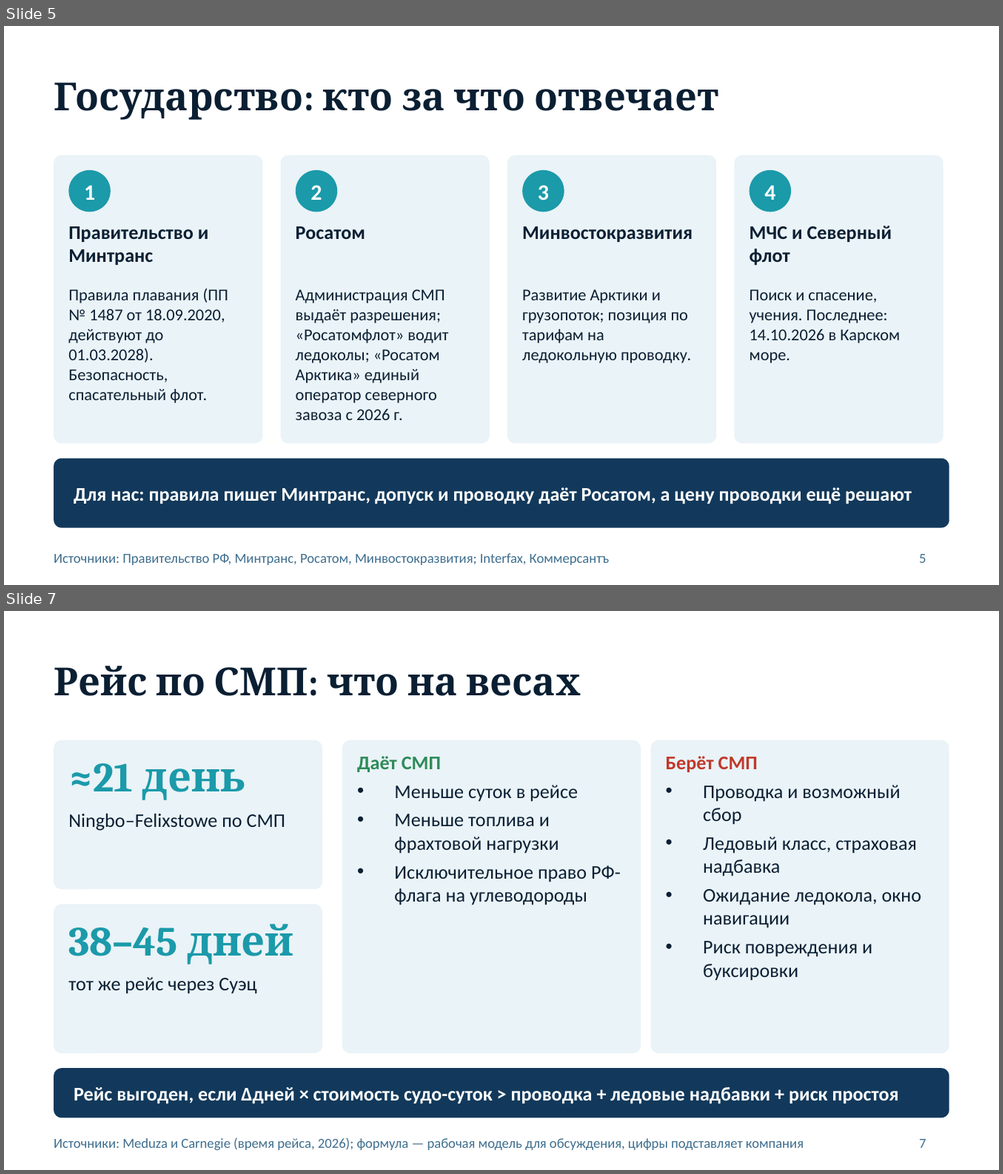
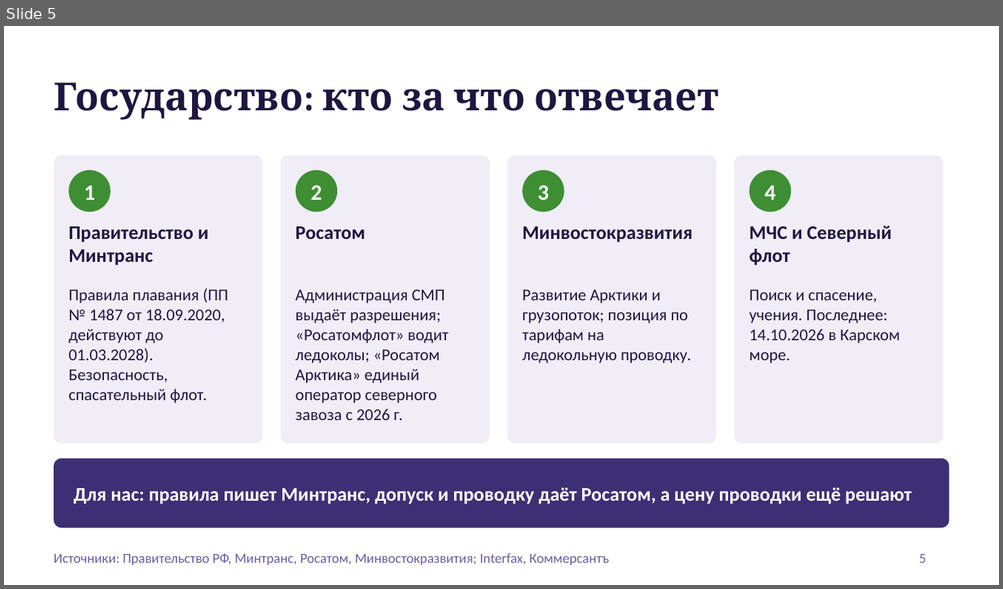
Before and after one commit to Mike-Pits/Arctic_presentation_2026_10_20, a slide deck: Arktika_dengi_i_bezopasnost.pptx. Shown one above the other, each under a label of ours: slides 5 and 7 before the commit, slide 5 after it; the slides between them are not shown. The pictures are 1003x1174 and 1003x589 pixels, drawn with LibreOffice and Linux fonts; fonts in the diff are those of the drawing; background and template pictures are left out. Boxes give left, top, right and bottom in pixels: in the first picture for what was removed or moved away, otherwise in the second. Text is boxed around its words. In the diff, an @@ line names an element or a change of style, - is before the commit and + after.

```diff
--- a/Arktika_dengi_i_bezopasnost.pptx
+++ b/Arktika_dengi_i_bezopasnost.pptx
@@ slide 7 removed at bbox=[4, 611, 999, 1170], background #FFFFFF @@
@@ title removed at bbox=[54, 666, 580, 696] @@
-Рейс по СМП: что на весах
@@ rounded rectangle removed at bbox=[54, 741, 322, 889] @@
@@ rounded rectangle removed at bbox=[342, 741, 640, 1054] @@
@@ rounded rectangle removed at bbox=[651, 741, 949, 1054] @@
@@ text removed at bbox=[68, 763, 245, 800] @@
-≈21 день
@@ text removed at bbox=[357, 756, 620, 906] @@
-Даёт СМП
-• Меньше суток в рейсе
-• Меньше топлива и фрахтовой нагрузки
-• Исключительное право РФ-флага на углеводороды
@@ text removed at bbox=[666, 756, 922, 981] @@
-Берёт СМП
-• Проводка и возможный сбор
-• Ледовый класс, страховая надбавка
-• Ожидание ледокола, окно навигации
-• Риск повреждения и буксировки
@@ text removed at bbox=[68, 814, 286, 831] @@
-Ningbo–Felixstowe по СМП
@@ rounded rectangle removed at bbox=[54, 904, 322, 1054] @@
@@ text removed at bbox=[68, 924, 293, 965] @@
-38–45 дней
@@ text removed at bbox=[68, 977, 257, 994] @@
-тот же рейс через Суэц
@@ rounded rectangle removed at bbox=[54, 1068, 949, 1118] @@
@@ text removed at bbox=[74, 1088, 899, 1105] @@
-Рейс выгоден, если Δдней × стоимость судо-суток > проводка + ледовые надбавки + риск простоя
@@ text removed at bbox=[54, 1138, 803, 1150] @@
-Источники: Meduza и Carnegie (время рейса, 2026); формула — рабочая модель для обсуждения, цифры подставляет компания
@@ page number removed at bbox=[919, 1139, 925, 1148] @@
-7
@@ slide 5 changed as well @@
@@ text colour #0B1F33 to #1E1640 in 9 elements at bbox=[68, 227, 209, 265], bbox=[68, 289, 229, 403], bbox=[296, 227, 365, 239], bbox=[296, 289, 448, 420], bbox=[522, 227, 692, 242], bbox=[522, 289, 691, 363], bbox=[749, 226, 892, 266], bbox=[749, 289, 899, 363], bbox=[54, 82, 719, 120] @@
@@ fill #EAF3F7 to #F0EDF7 in 4 elements at bbox=[54, 156, 262, 443], bbox=[281, 156, 489, 443], bbox=[507, 156, 716, 443], bbox=[734, 156, 943, 443] @@
@@ fill #1B9AAA to #3E8E34 in 4 elements at bbox=[68, 170, 111, 212], bbox=[296, 170, 337, 212], bbox=[522, 170, 564, 212], bbox=[749, 170, 791, 212] @@
@@ rounded rectangle at bbox=[54, 459, 949, 528]: fill #12395B to #3D2F73 @@
@@ text "Источники: Правительство РФ, Минтранс, Росатом, ..." at bbox=[54, 554, 609, 565]: text colour #3E6E8E to #6B5CA5 @@
@@ page number at bbox=[919, 554, 925, 563]: text colour #3E6E8E to #6B5CA5 @@
```
Also in this commit, not shown: 11 other slides changed, 1 slide added, 6 other files.
